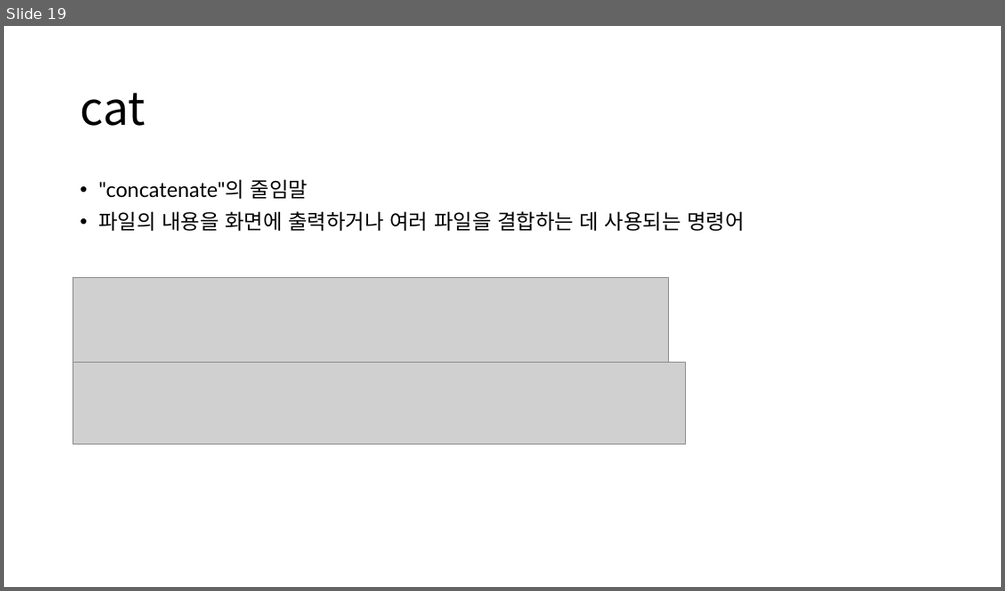
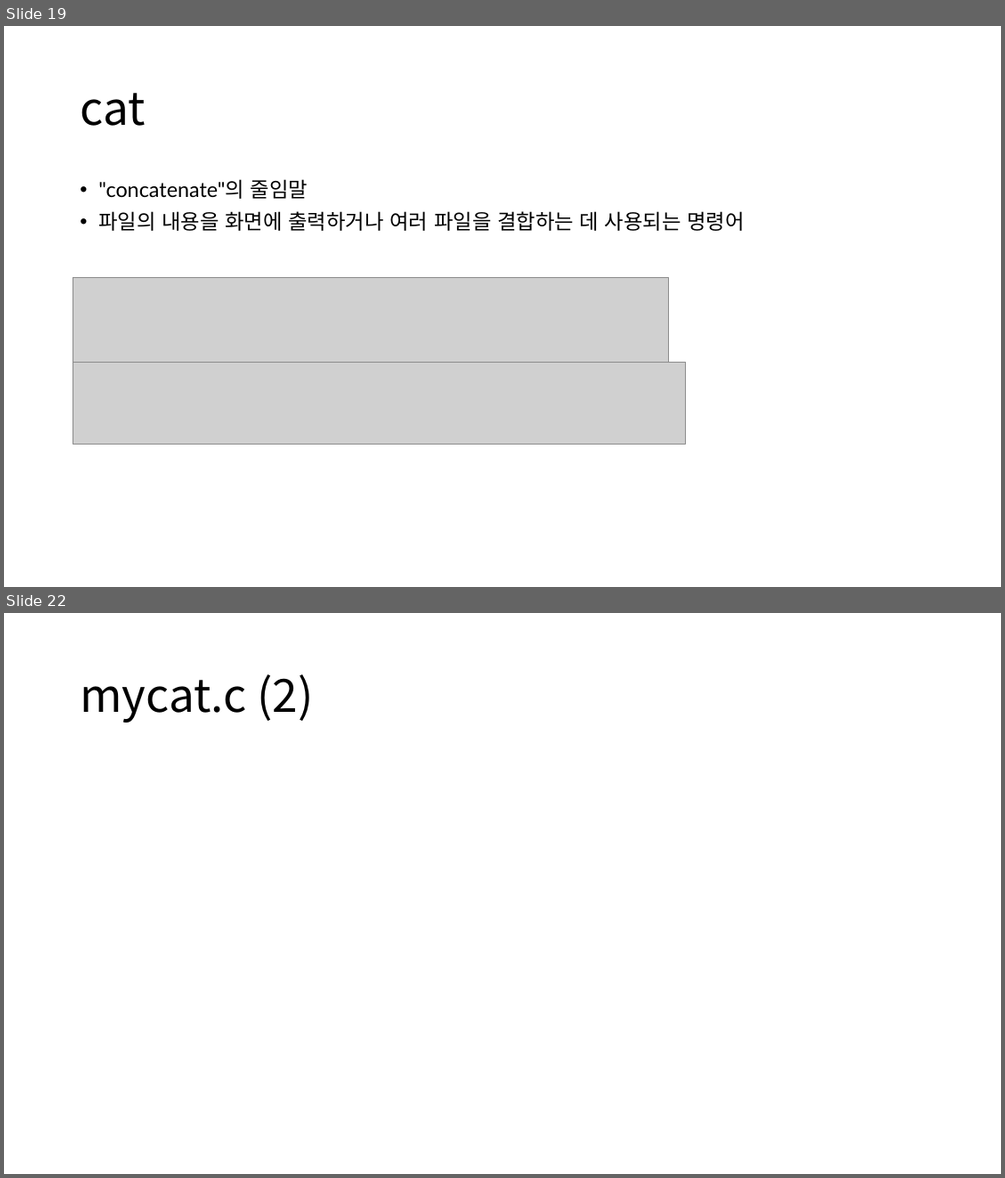
Before and after one commit to alscjf1329/SysP_3-1, a slide deck: Sys_final/SysP 기말.pptx. Shown one above the other, each under a label of ours: slide 19 before the commit, slides 19 and 22 after it; the slides between them are not shown. The pictures are 1005x591 and 1005x1178 pixels, drawn with LibreOffice and Linux fonts; fonts in the diff are those of the drawing; grey boxes stand for pictures. Boxes give left, top, right and bottom in pixels: in the first picture for what was removed or moved away, otherwise in the second. Text is boxed around its words. In the diff, an @@ line names an element or a change of style, - is before the commit and + after.

```diff
--- a/Sys_final/SysP 기말.pptx
+++ b/Sys_final/SysP 기말.pptx
@@ slide 22 added at [4,613,1001,1174], background #FFFFFF @@
@@ title added at [80,674,313,722], 44 pt, text #000000 @@
+mycat.c (2)
```
Also in this commit, not shown: 2 other slides added, 2 other files.
